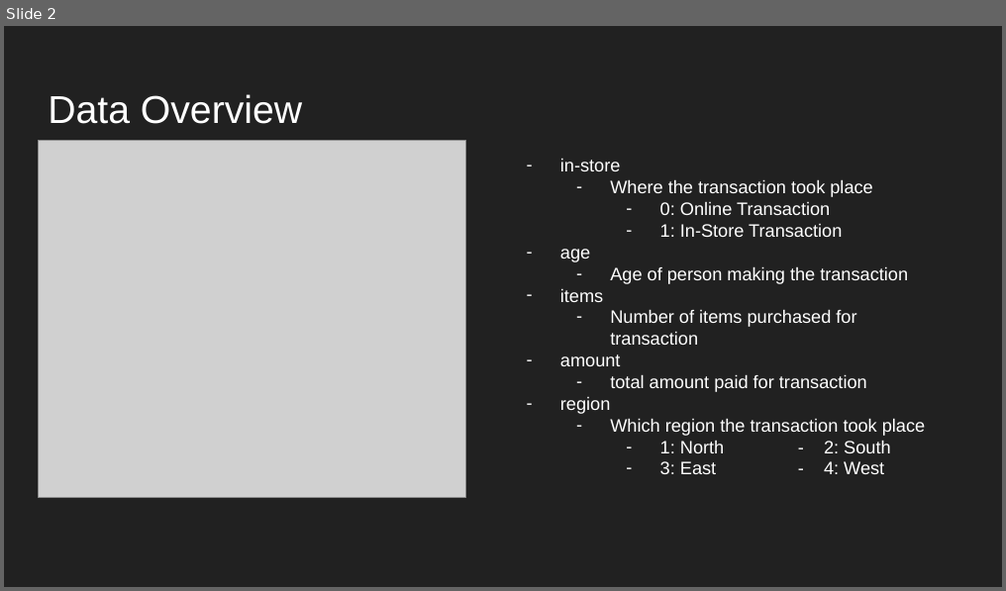
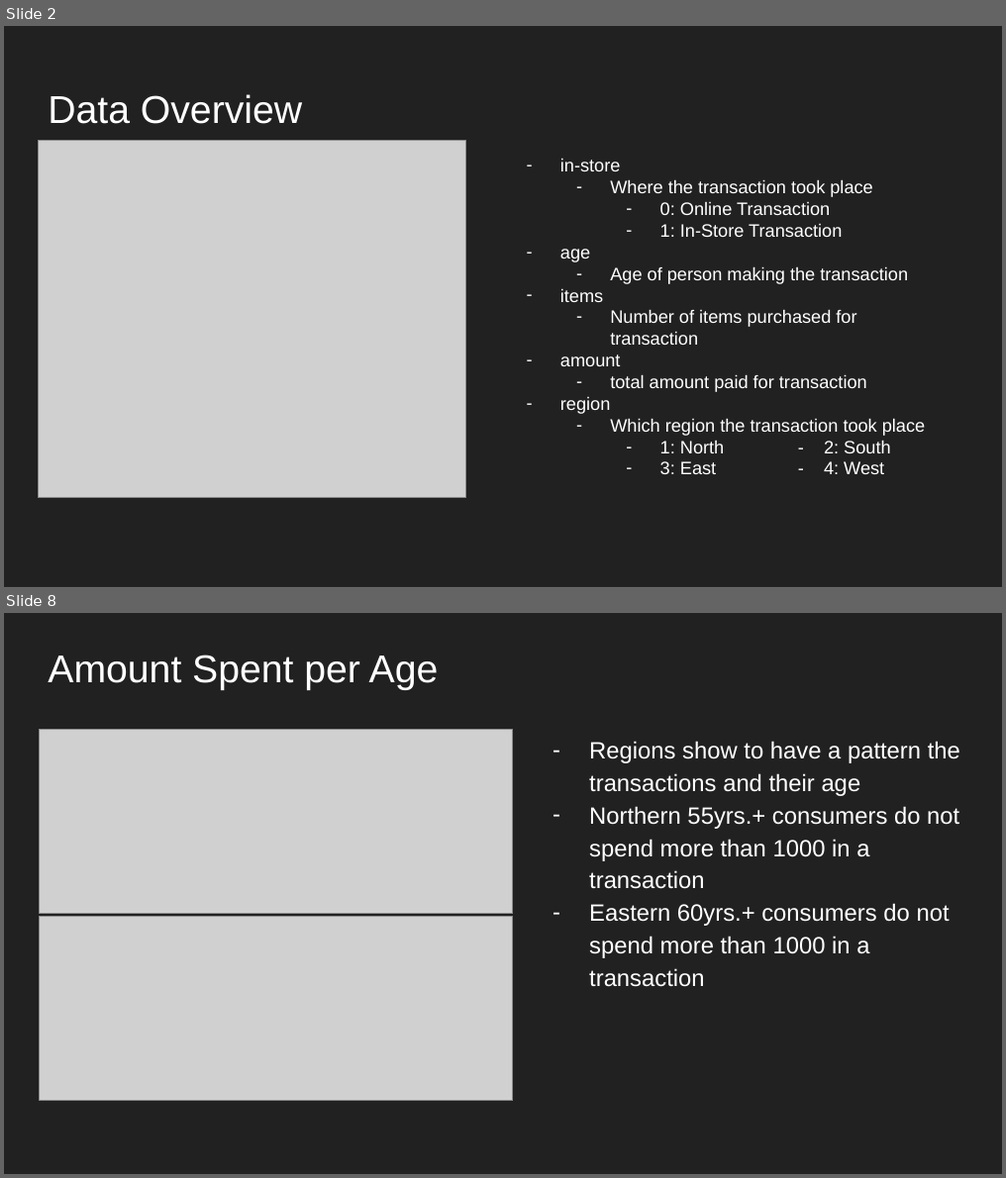
Before and after one commit to mvill025/investigate-customer-buying-patterns, a slide deck: Task1.pptx. Shown one above the other, each under a label of ours: slide 2 before the commit, slides 2 and 8 after it; the slides between them are not shown. The pictures are 1006x591 and 1006x1178 pixels, drawn with LibreOffice and Linux fonts; fonts in the diff are those of the drawing; grey boxes stand for pictures. Boxes give left, top, right and bottom in pixels: in the first picture for what was removed or moved away, otherwise in the second. Text is boxed around its words. In the diff, an @@ line names an element or a change of style, - is before the commit and + after.

```diff
--- a/Task1.pptx
+++ b/Task1.pptx
@@ slide 8 added at [4, 613, 1002, 1174], background #212121 @@
@@ title added at [48, 655, 439, 690], 28 pt, text #FFFFFF @@
+Amount Spent per Age
@@ picture added at [39, 730, 512, 914] @@
@@ text added at [589, 741, 960, 987], 17 pt, text #FFFFFF @@
+– Regions show to have a pattern the transactions and their age
+– Northern 55yrs.+ consumers do not spend more than 1000 in a transaction
+– Eastern 60yrs.+ consumers do not spend more than 1000 in a transaction
@@ picture added at [39, 916, 512, 1101] @@
```
Also in this commit, not shown: 3 slides changed, 2 other slides added, 7 slides removed, 1 other file.
